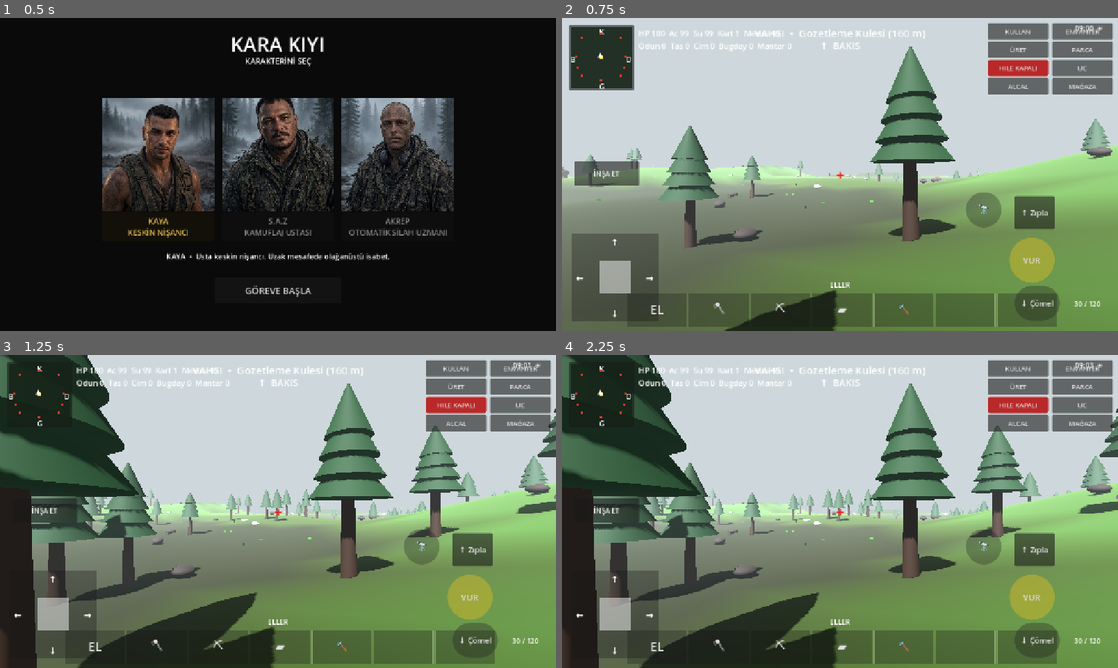
Above: before the commit, frames 1-4 (two rows, left to right).
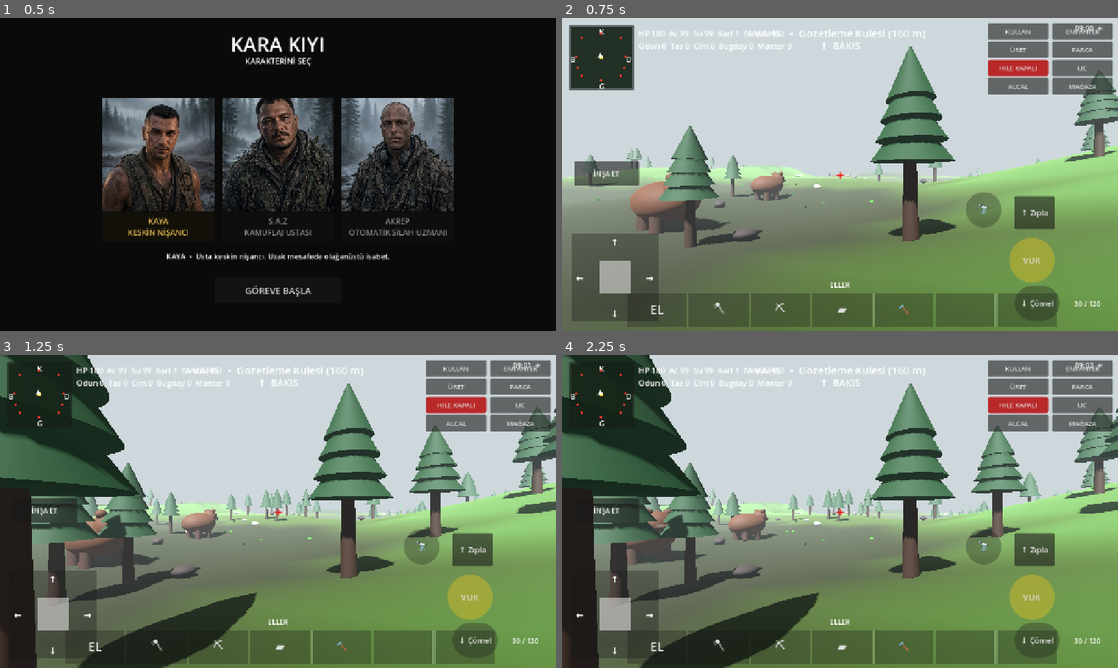
Above: after the commit, the same moments.

Repository: cantrsx-blip/GrayCardWars
Game: Godot game, scene res://scenes/Intro.tscn
Same seed, same stepped clock (60 frames per second), same inputs: the game is played once before the commit and once after it.
Inputs:
- Up to frame 1 (0.5 s): no input
- Up to frame 2 (0.75 s): click "GÖREVE BAŞLA" at 0.5 s
- Up to frame 3 (1.25 s): no input
- Up to frame 4 (2.25 s): click "ENVANTER" at 1.25 s; click "✕" at 2 s

Frame 1 is identical in both runs. In frame 2, 5.0% of the frame differs, in the area x 0-100%, y 16-100%; in frame 3, 4.7%; in frame 4, 4.5%.

Commit message:
Fix bear jobs and terrain movement

Diff:
--- a/scripts/main.gd
+++ b/scripts/main.gd
@@ -448,75 +448,6 @@
 		if i > 0 and i % 16 == 0:
 			await get_tree().process_frame
 
-func _spawn_bears() -> void:
-	for i in 5:
-		var p=_rand_map_point(MAP_HALF-18)
-		var bear=CharacterBody3D.new()
-		bear.name="Bear_%d" % i
-		bear.position=Vector3(p.x,height_at(p.x,p.z),p.z)
-		bear.set_meta("meteor_index",_nearest_meteor_index(bear.global_position))
-		bear.set_meta("meteor_direction",1)
-		add_child(bear)
-		_make_bear_visual(bear)
-		var cs=CollisionShape3D.new()
-		var shape=CapsuleShape3D.new()
-		shape.radius=1.25
-		shape.height=4.0
-		cs.shape=shape
-		bear.add_child(cs)
-		bears.append(bear)
-
-func _make_bear_visual(parent:Node3D) -> void:
-	var brown=_simple_mat(Color(.30,.16,.07))
-	var dark_brown=_simple_mat(Color(.20,.10,.04))
-	var body=MeshInstance3D.new()
-	var body_mesh=SphereMesh.new()
-	body_mesh.radius=1.55
-	body_mesh.height=3.0
-	body.mesh=body_mesh
-	body.scale=Vector3(1.15,.9,1.45)
-	body.position=Vector3(0,1.8,0)
-	body.material_override=brown
-	parent.add_child(body)
-	var head=MeshInstance3D.new()
-	var head_mesh=SphereMesh.new()
-	head_mesh.radius=.95
-	head_mesh.height=1.8
-	head.mesh=head_mesh
-	head.position=Vector3(0,2.65,-1.65)
-	head.material_override=brown
-	parent.add_child(head)
-	var snout=MeshInstance3D.new()
-	var snout_mesh=SphereMesh.new()
-	snout_mesh.radius=.48
-	snout_mesh.height=.72
-	snout.mesh=snout_mesh
-	snout.scale=Vector3(1.0,.7,1.1)
-	snout.position=Vector3(0,2.45,-2.42)
-	snout.material_override=dark_brown
-	parent.add_child(snout)
-	for x in [-.62,.62]:
-		var ear=MeshInstance3D.new()
-		var ear_mesh=SphereMesh.new()
-		ear_mesh.radius=.32
-		ear_mesh.height=.55
-		ear.mesh=ear_mesh
-		ear.position=Vector3(x,3.45,-1.72)
-		ear.material_override=brown
-		parent.add_child(ear)
-	for x in [-.92,.92]:
-		for z in [-.72,.82]:
-			var leg=MeshInstance3D.new()
-			var leg_mesh=CylinderMesh.new()
-			leg_mesh.top_radius=.34
-			leg_mesh.bottom_radius=.42
-			leg_mesh.height=1.65
-			leg.mesh=leg_mesh
-			leg.position=Vector3(x,.78,z)
-			leg.material_override=dark_brown
-			parent.add_child(leg)
-	parent.scale=Vector3(1.35,1.35,1.35)
-
 func _nearest_meteor_index(from_pos:Vector3) -> int:
 	var best_index=-1
 	var best_distance=INF
@@ -529,38 +460,218 @@
 			best_index=i
 	return best_index
 
+func _spawn_bears() -> void:
+	var job_list=["DEVRIYE","DEVRIYE","BESLENME","BESLENME","METEOR BEKCISI"]
+	for i in 5:
+		var angle=randf_range(0.0,TAU)
+		var distance=randf_range(25.0,45.0)
+		var spawn_pos=player.global_position+Vector3(cos(angle)*distance,0.0,sin(angle)*distance)
+		spawn_pos.x=clampf(spawn_pos.x,-MAP_HALF+12.0,MAP_HALF-12.0)
+		spawn_pos.z=clampf(spawn_pos.z,-MAP_HALF+12.0,MAP_HALF-12.0)
+		var bear=CharacterBody3D.new()
+		bear.name="Bear_%d" % i
+		bear.position=Vector3(spawn_pos.x,height_at(spawn_pos.x,spawn_pos.z),spawn_pos.z)
+		bear.collision_layer=0
+		bear.collision_mask=0
+		bear.set_meta("job",job_list[i])
+		bear.set_meta("target",bear.position)
+		bear.set_meta("wait_until",0)
+		bear.set_meta("moving",false)
+		bear.set_meta("player_notice",false)
+		bear.set_meta("meteor_index",-1)
+		bear.set_meta("orbit_angle",randf_range(0.0,TAU))
+		add_child(bear)
+		var cs=CollisionShape3D.new()
+		var shape=CapsuleShape3D.new()
+		shape.radius=0.45
+		shape.height=1.6
+		cs.shape=shape
+		cs.position.y=0.8
+		bear.add_child(cs)
+		_make_bear_visual(bear)
+		bears.append(bear)
+		_bear_choose_target(bear)
+
+func _make_bear_visual(parent:Node3D) -> void:
+	var visual=Node3D.new()
+	visual.name="BearVisual"
+	visual.scale=Vector3(1.35,1.35,1.35)
+	parent.add_child(visual)
+	var brown=_simple_mat(Color(.30,.16,.07))
+	var dark_brown=_simple_mat(Color(.20,.10,.04))
+	var body=MeshInstance3D.new()
+	body.name="Body"
+	var body_mesh=SphereMesh.new()
+	body_mesh.radius=1.55
+	body_mesh.height=3.0
+	body.mesh=body_mesh
+	body.scale=Vector3(1.15,.9,1.45)
+	body.position=Vector3(0,1.8,0)
+	body.material_override=brown
+	visual.add_child(body)
+	var head=MeshInstance3D.new()
+	head.name="Head"
+	var head_mesh=SphereMesh.new()
+	head_mesh.radius=.95
+	head_mesh.height=1.8
+	head.mesh=head_mesh
+	head.position=Vector3(0,2.65,-1.65)
+	head.material_override=brown
+	visual.add_child(head)
+	var snout=MeshInstance3D.new()
+	var snout_mesh=SphereMesh.new()
+	snout_mesh.radius=.48
+	snout_mesh.height=.72
+	snout.mesh=snout_mesh
+	snout.scale=Vector3(1.0,.7,1.1)
+	snout.position=Vector3(0,2.45,-2.42)
+	snout.material_override=dark_brown
+	visual.add_child(snout)
+	for x in [-.62,.62]:
+		var ear=MeshInstance3D.new()
+		var ear_mesh=SphereMesh.new()
+		ear_mesh.radius=.32
+		ear_mesh.height=.55
+		ear.mesh=ear_mesh
+		ear.position=Vector3(x,3.45,-1.72)
+		ear.material_override=brown
+		visual.add_child(ear)
+	for x in [-.92,.92]:
+		for z in [-.72,.82]:
+			var leg=MeshInstance3D.new()
+			var leg_mesh=CylinderMesh.new()
+			leg_mesh.top_radius=.34
+			leg_mesh.bottom_radius=.42
+			leg_mesh.height=1.65
+			leg.mesh=leg_mesh
+			leg.position=Vector3(x,.78,z)
+			leg.material_override=dark_brown
+			visual.add_child(leg)
+
+func _bear_random_target(bear:Node3D,min_distance:float,max_distance:float) -> Vector3:
+	var angle=randf_range(0.0,TAU)
+	var distance=randf_range(min_distance,max_distance)
+	var x=clampf(bear.position.x+cos(angle)*distance,-MAP_HALF+10.0,MAP_HALF-10.0)
+	var z=clampf(bear.position.z+sin(angle)*distance,-MAP_HALF+10.0,MAP_HALF-10.0)
+	return Vector3(x,height_at(x,z),z)
+
+func _bear_nearest_tree_position(bear:Node3D) -> Vector3:
+	var best_position=_bear_random_target(bear,8.0,14.0)
+	var best_distance=INF
+	for child in get_children():
+		if not child is Node3D: continue
+		if not child.has_meta("loot"): continue
+		if str(child.get_meta("loot"))!="wood": continue
+		var tree=child as Node3D
+		var distance=bear.global_position.distance_squared_to(tree.global_position)
+		if distance<best_distance:
+			best_distance=distance
+			best_position=tree.global_position
+	var angle=randf_range(0.0,TAU)
+	best_position.x+=cos(angle)*2.2
+	best_position.z+=sin(angle)*2.2
+	best_position.y=height_at(best_position.x,best_position.z)
+	return best_position
+
+func _bear_choose_target(bear:Node3D) -> void:
+	var job=str(bear.get_meta("job","DEVRIYE"))
+	if job=="DEVRIYE":
+		bear.set_meta("target",_bear_random_target(bear,8.0,14.0))
+		bear.set_meta("moving",true)
+		return
+	if job=="BESLENME":
+		bear.set_meta("target",_bear_nearest_tree_position(bear))
+		bear.set_meta("moving",true)
+		return
+	var meteor_index=_nearest_meteor_index(bear.global_position)
+	bear.set_meta("meteor_index",meteor_index)
+	if meteor_index>=0 and meteor_index<meteor_nodes.size():
+		var meteor=meteor_nodes[meteor_index]
+		if is_instance_valid(meteor):
+			var orbit_angle=float(bear.get_meta("orbit_angle",0.0))
+			var radius=randf_range(7.0,10.0)
+			var x=meteor.global_position.x+cos(orbit_angle)*radius
+			var z=meteor.global_position.z+sin(orbit_angle)*radius
+			bear.set_meta("target",Vector3(x,height_at(x,z),z))
+			bear.set_meta("moving",true)
+
+func _bear_job_speed(job:String) -> float:
+	if job=="BESLENME": return 2.6
+	if job=="METEOR BEKCISI": return 3.4
+	return 4.2
+
+func _bear_set_body_height(bear:Node3D,moving:bool,feeding:bool=false) -> void:
+	var visual=bear.get_node_or_null("BearVisual")
+	if visual==null: return
+	var body=visual.get_node_or_null("Body")
+	if body==null: return
+	if feeding:
+		body.position.y=1.55
+	elif moving:
+		body.position.y=1.8+sin(Time.get_ticks_msec()*0.012)*0.08
+	else:
+		body.position.y=1.8
+
 func _update_bears(delta:float) -> void:
-	if meteor_nodes.is_empty(): return
+	if bears.is_empty(): return
+	var now=Time.get_ticks_msec()
 	for bear in bears:
 		if not is_instance_valid(bear): continue
-		var index=int(bear.get_meta("meteor_index",-1))
-		var direction=int(bear.get_meta("meteor_direction",1))
-		if index<0 or index>=meteor_nodes.size() or not is_instance_valid(meteor_nodes[index]):
-			index=_nearest_meteor_index(bear.global_position)
-			if index<0: continue
-			bear.set_meta("meteor_index",index)
-		var target=meteor_nodes[index]
-		var target_ground=Vector3(target.global_position.x,height_at(target.global_position.x,target.global_position.z),target.global_position.z)
-		var flat_target=Vector3(target_ground.x,bear.global_position.y,target_ground.z)
-		var distance=Vector2(bear.global_position.x-target_ground.x,bear.global_position.z-target_ground.z).length()
-		if distance<2.8:
-			var next_index=index+direction
-			if next_index>=meteor_nodes.size():
-				direction=-1
-				next_index=maxi(0,index-1)
-			elif next_index<0:
-				direction=1
-				next_index=mini(meteor_nodes.size()-1,index+1)
-			bear.set_meta("meteor_direction",direction)
-			bear.set_meta("meteor_index",next_index)
+		var job=str(bear.get_meta("job","DEVRIYE"))
+		var player_distance=bear.global_position.distance_to(player.global_position)
+		if player_distance<3.5:
+			bear.set_meta("moving",false)
+			_bear_set_body_height(bear,false)
+			var player_dir=player.global_position-bear.global_position
+			player_dir.y=0.0
+			if player_dir.length_squared()>0.001:
+				player_dir=player_dir.normalized()
+				bear.rotation.y=atan2(player_dir.x,player_dir.z)
+			if not bool(bear.get_meta("player_notice",false)):
+				bear.set_meta("player_notice",true)
+				_flash_message("AYI: "+job)
 			continue
-		var dir=(flat_target-bear.global_position).normalized()
-		bear.velocity.x=dir.x*2.1
-		bear.velocity.z=dir.z*2.1
-		bear.velocity.y=0.0
-		bear.look_at(Vector3(flat_target.x,bear.global_position.y,flat_target.z),Vector3.UP)
-		bear.move_and_slide()
+		bear.set_meta("player_notice",false)
+		var wait_until=int(bear.get_meta("wait_until",0))
+		if now<wait_until:
+			bear.set_meta("moving",false)
+			_bear_set_body_height(bear,false,job=="BESLENME")
+			continue
+		if job=="METEOR BEKCISI":
+			var meteor_index=int(bear.get_meta("meteor_index",-1))
+			if meteor_index<0 or meteor_index>=meteor_nodes.size() or not is_instance_valid(meteor_nodes[meteor_index]):
+				_bear_choose_target(bear)
+				meteor_index=int(bear.get_meta("meteor_index",-1))
+			if meteor_index>=0 and meteor_index<meteor_nodes.size():
+				var meteor=meteor_nodes[meteor_index]
+				if is_instance_valid(meteor):
+					var orbit_angle=float(bear.get_meta("orbit_angle",0.0))
+					orbit_angle+=delta*0.45
+					bear.set_meta("orbit_angle",orbit_angle)
+					var radius=8.5
+					var x=meteor.global_position.x+cos(orbit_angle)*radius
+					var z=meteor.global_position.z+sin(orbit_angle)*radius
+					bear.set_meta("target",Vector3(x,height_at(x,z),z))
+		var target=bear.get_meta("target",bear.position) as Vector3
+		var dir=target-bear.position
+		dir.y=0.0
+		if dir.length()<1.0:
+			bear.set_meta("moving",false)
+			_bear_set_body_height(bear,false,job=="BESLENME")
+			if job=="DEVRIYE":
+				bear.set_meta("wait_until",now+randi_range(1000,2000))
+				bear.set_meta("target",_bear_random_target(bear,8.0,14.0))
+			elif job=="BESLENME":
+				bear.set_meta("wait_until",now+randi_range(2000,4000))
+				bear.set_meta("target",_bear_nearest_tree_position(bear))
+			continue
+		dir=dir.normalized()
+		bear.set_meta("moving",true)
+		bear.rotation.y=atan2(dir.x,dir.z)
+		var speed=_bear_job_speed(job)
+		bear.position+=Vector3(dir.x,0.0,dir.z)*speed*delta
 		bear.position.y=height_at(bear.position.x,bear.position.z)
+		_bear_set_body_height(bear,true)
 
 func _build_trees_staged() -> void:
 	for i in (80 if OS.has_feature("mobile") else 330):
@@ -879,6 +990,7 @@
 func _physics_process(delta):
 	if player == null or camera == null or hud == null or zone_label == null:
 		return
+	_update_bears(delta)
 	if _panel_open():
 		move_touch=Vector2.ZERO
 		player.velocity.x=0.0
@@ -957,7 +1069,7 @@
 	in_dry = _near_poi(player.position.x, player.position.z)
 	var flat = Vector2(player.position.x, player.position.z)
 	_update_combat(delta)
-	_update_bears(delta)
+
 	_update_resource_respawns(delta)
 	_update_build_preview()
 	_update_map_dot()
